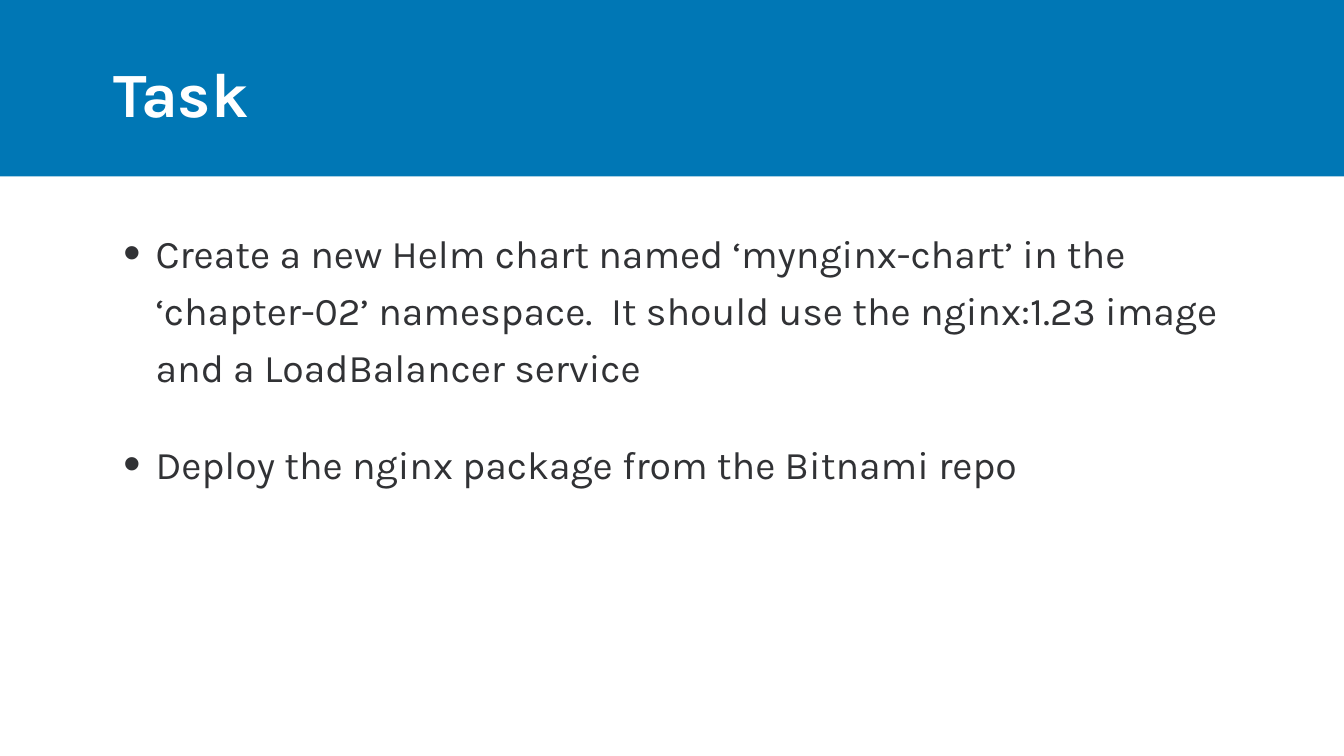
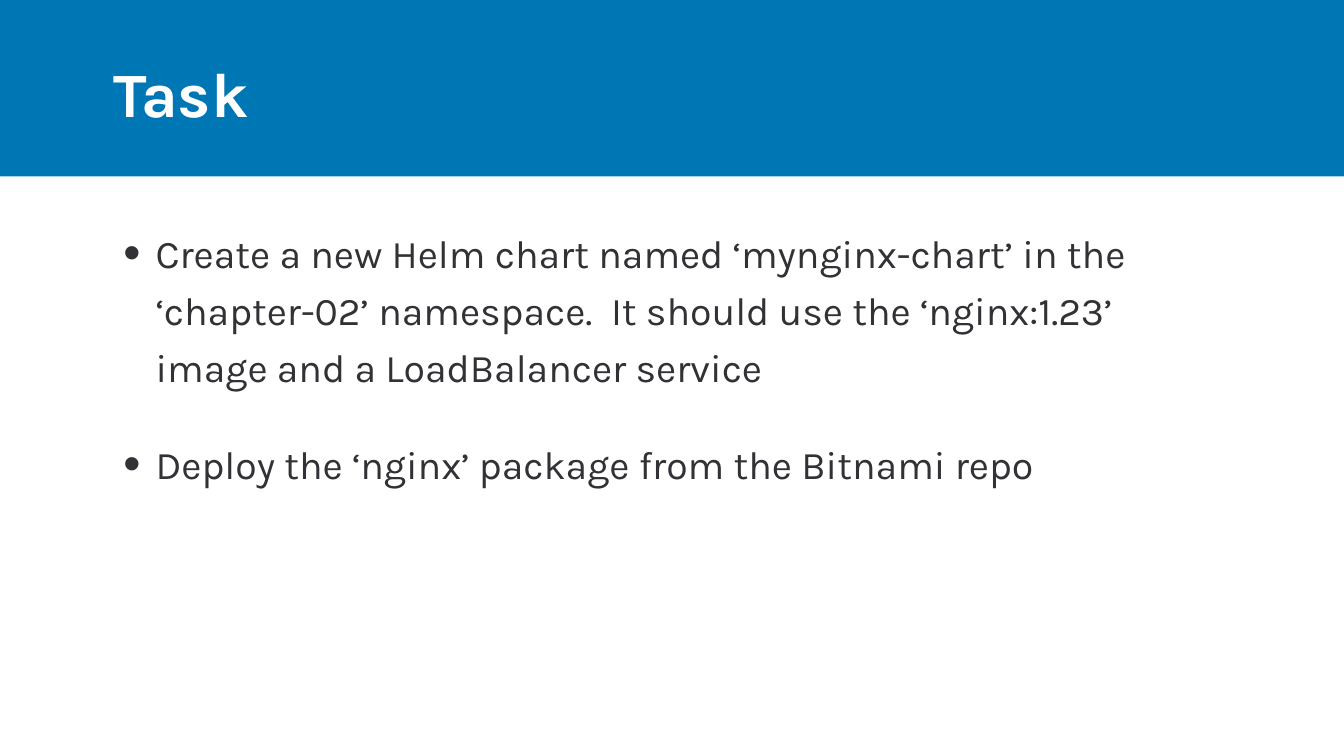
Before and after one commit to rdiazconcha/ckad-exam-prep, a slide deck: slide 2 of chapter-02/05-helm/02_05_helm.pptx. Drawn at 1344x756 pixels with LibreOffice and Linux fonts; fonts in the diff are those of the drawing. Boxes give left, top, right and bottom in pixels: in the first picture for what was removed or moved away, otherwise in the second. Text is boxed around its words. In the diff, an @@ line names an element or a change of style, - is before the commit and + after.

```diff
--- a/chapter-02/05-helm/02_05_helm.pptx
+++ b/chapter-02/05-helm/02_05_helm.pptx
@@ text at bbox=[156, 241, 1125, 489]: text changed @@
-• Create a new Helm chart named ‘mynginx-chart’ in the ‘chapter-02’ namespace. It should use the nginx:1.23 image and a LoadBalancer service
-• Deploy the nginx package from the Bitnami repo
+• Create a new Helm chart named ‘mynginx-chart’ in the ‘chapter-02’ namespace. It should use the ‘nginx:1.23’ image and a LoadBalancer service
+• Deploy the ‘nginx’ package from the Bitnami repo
```
Also in this commit, not shown: 10 other files.
